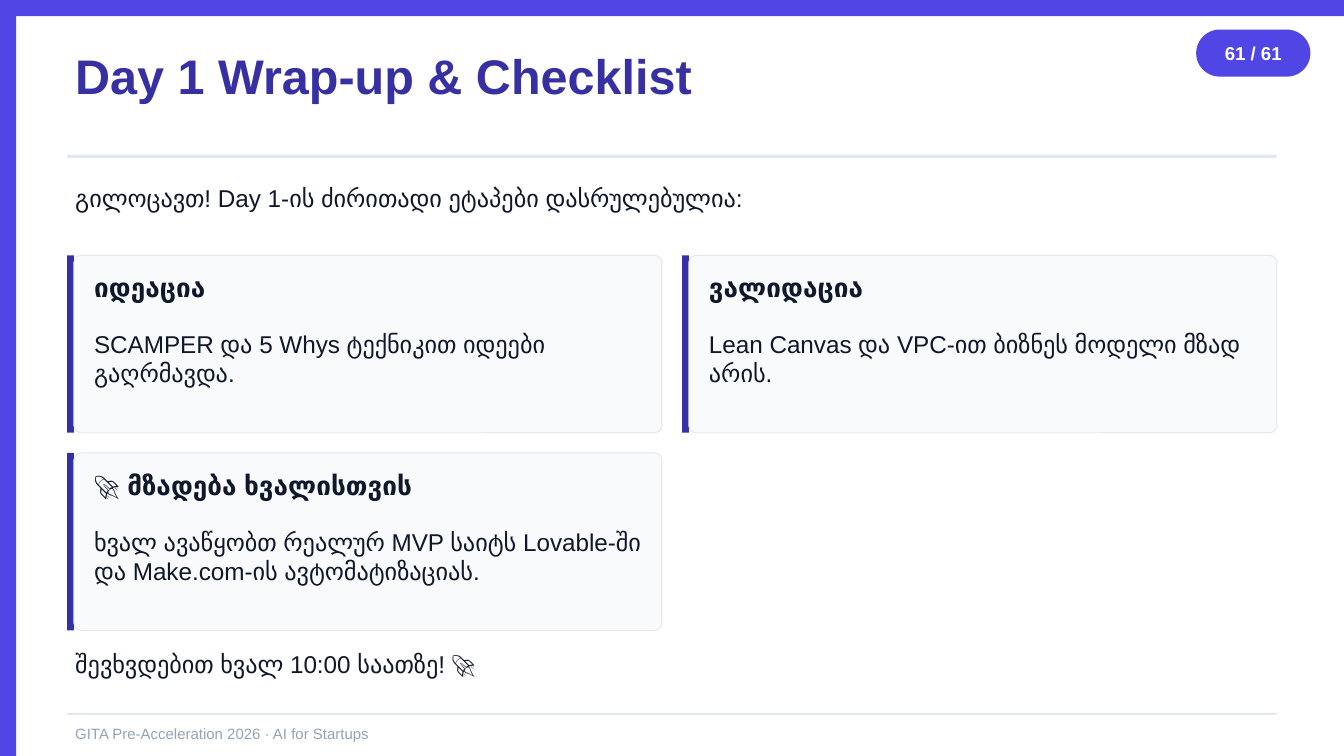
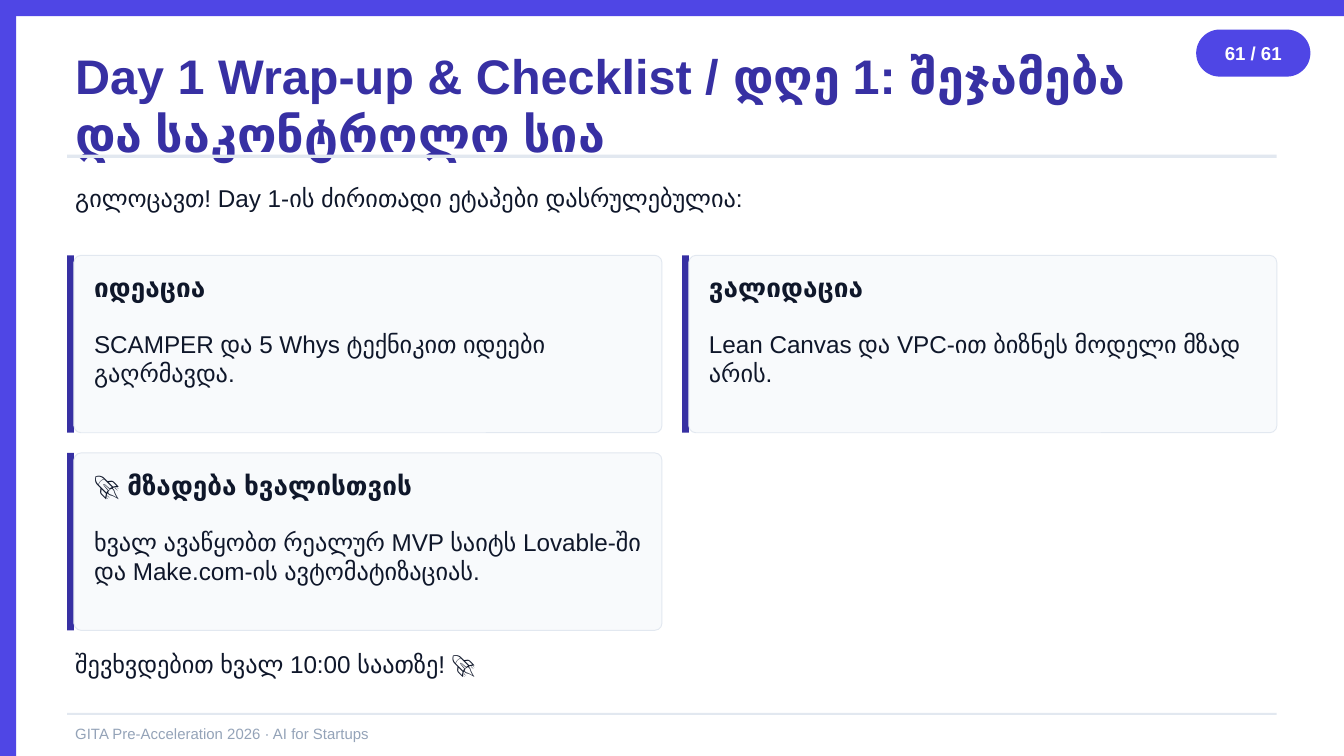
Before and after one commit to basilaia123/ai2026, a slide deck: slide 61 of GITA/Pre-Acceleration/2026-5h-AI-for-Startups/day1-slides.pptx. Drawn at 1344x756 pixels with LibreOffice and Linux fonts; fonts in the diff are those of the drawing. Boxes give left, top, right and bottom in pixels: in the first picture for what was removed or moved away, otherwise in the second. Text is boxed around its words. In the diff, an @@ line names an element or a change of style, - is before the commit and + after.

```diff
--- a/GITA/Pre-Acceleration/2026-5h-AI-for-Startups/day1-slides.pptx
+++ b/GITA/Pre-Acceleration/2026-5h-AI-for-Startups/day1-slides.pptx
@@ text at [75, 54, 1125, 162]: text changed @@
-Day 1 Wrap-up & Checklist
+Day 1 Wrap-up & Checklist / დღე 1: შეჯამება და საკონტროლო სია
```
Also in this commit, not shown: 29 other slides changed, 3 other files.
